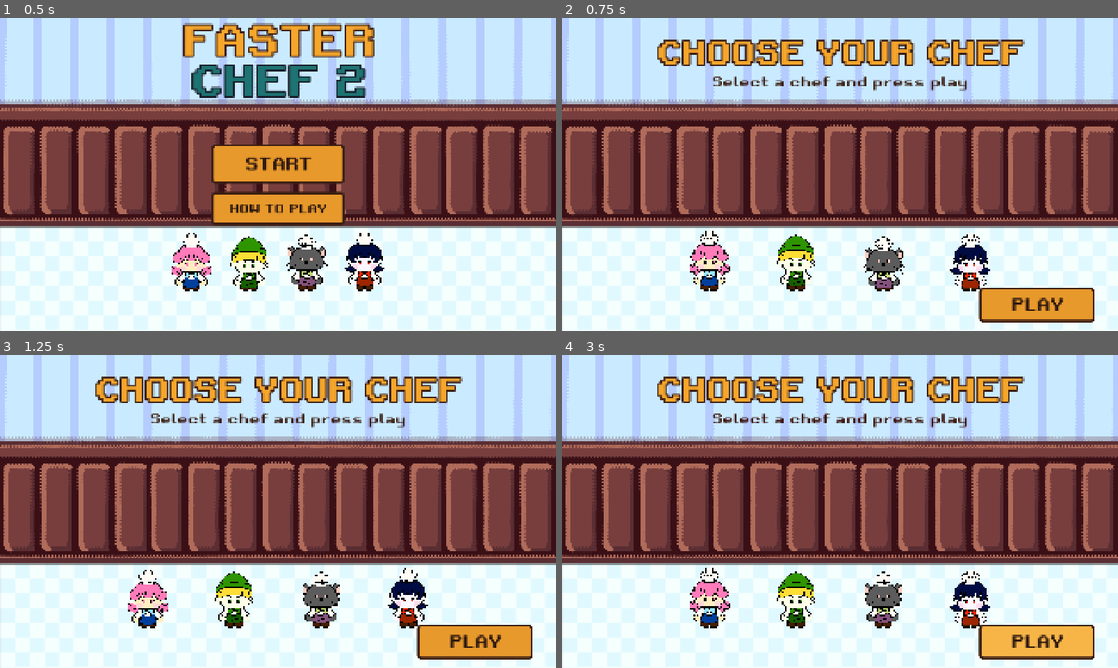
Above: before the commit, frames 1-4 (two rows, left to right).
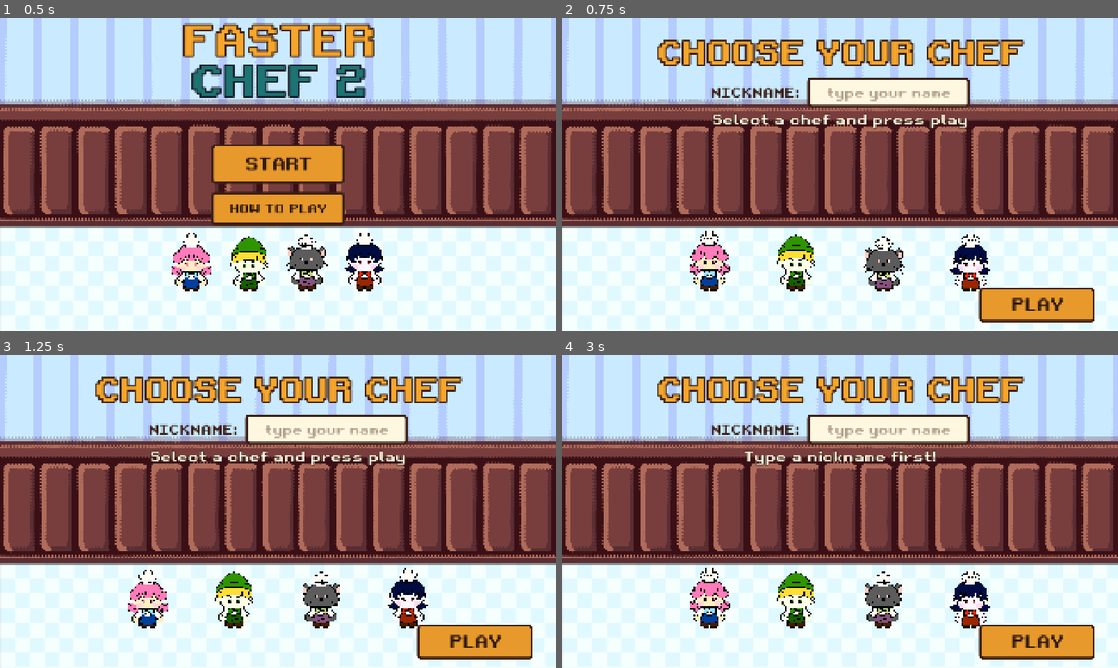
Above: after the commit, the same moments.

Repository: itspaulita/faster-chef-2
Game: Godot game, scene res://scenes/title_screen.tscn
Same seed, same stepped clock (60 frames per second), same inputs: the game is played once before the commit and once after it.
Inputs (mouse positions are in pixels of both pictures, inside the frame that each line leads up to):
- Up to frame 1 (0.5 s): no input
- Up to frame 2 (0.75 s): click "START" at 0.5 s
- Up to frame 3 (1.25 s): no input
- Up to frame 4 (3 s): click "PLAY" at 1.25 s; click "PLAY" at 2 s; tap Enter at 2.75 s; move the mouse to (962, 495) at 2.77 s; hold Right (right) from 2.78 s (still down); hold Q (grab_drop) from 2.78 s (still down); click (962, 495) at 2.92 s

Frame 1 is identical in both runs. In frame 2, 4.1% of the frame differs, in the area x 26-74%, y 18-36%; in frame 3, 4.1%; in frame 4, 5.6%, in the area x 26-96%, y 18-98%.

Commit message:
added nickname required

Diff:
--- a/scenes/choose_chef.tscn
+++ b/scenes/choose_chef.tscn
@@ -175,13 +175,48 @@
 text = "Weakness:"
 autowrap_mode = 3
 
+[node name="NicknameRow" type="HBoxContainer" parent="."]
+layout_mode = 0
+offset_left = 360.0
+offset_top = 205.0
+offset_right = 1560.0
+offset_bottom = 295.0
+theme_override_constants/separation = 28
+alignment = 1
+
+[node name="NicknameLabel" type="Label" parent="NicknameRow"]
+layout_mode = 2
+theme_override_colors/font_color = Color(0.23, 0.12, 0.08, 1)
+theme_override_fonts/font = ExtResource("9_font")
+theme_override_font_sizes/font_size = 48
+text = "NICKNAME:"
+vertical_alignment = 1
+
+[node name="NicknameEdit" type="LineEdit" parent="NicknameRow"]
+custom_minimum_size = Vector2(560, 80)
+layout_mode = 2
+size_flags_vertical = 4
+theme_override_colors/caret_color = Color(0.23, 0.12, 0.08, 1)
+theme_override_colors/font_color = Color(0.17, 0.09, 0.06, 1)
+theme_override_colors/font_placeholder_color = Color(0.23, 0.12, 0.08, 0.4)
+theme_override_fonts/font = ExtResource("9_font")
+theme_override_font_sizes/font_size = 44
+theme_override_styles/normal = SubResource("StyleBoxFlat_popup")
+theme_override_styles/focus = SubResource("StyleBoxFlat_popup")
+placeholder_text = "type your name"
+max_length = 12
+alignment = 1
+caret_blink = true
+
 [node name="PromptLabel" type="Label" parent="." unique_id=2060700668]
 layout_mode = 0
 offset_left = 259.0
-offset_top = 175.0
+offset_top = 310.0
 offset_right = 1659.0
-offset_bottom = 265.0
-theme_override_colors/font_color = Color(0.23, 0.12, 0.08, 1)
+offset_bottom = 390.0
+theme_override_colors/font_color = Color(1, 0.97, 0.88, 1)
+theme_override_colors/font_outline_color = Color(0.23, 0.12, 0.08, 1)
+theme_override_constants/outline_size = 12
 theme_override_fonts/font = ExtResource("9_font")
 theme_override_font_sizes/font_size = 48
 text = "Select a chef and press play"
--- a/scripts/choose_chef.gd
+++ b/scripts/choose_chef.gd
@@ -6,11 +6,15 @@
 ## The stats box sits above the chef, with its bottom edge at this y.
 const POPUP_BOTTOM := 690.0
 
+const DEFAULT_PROMPT := "Select a chef and press play"
+const NICKNAME_PROMPT := "Type a nickname first!"
+
 var _selected: Sprite2D
 
 @onready var chefs: Array[Node] = $Chefs.get_children()
 @onready var play_button: Button = $PlayButton
 @onready var prompt_label: Label = $PromptLabel
+@onready var nickname_edit: LineEdit = $NicknameRow/NicknameEdit
 @onready var stats_popup: PanelContainer = $StatsPopup
 @onready var name_label: Label = $StatsPopup/VBoxContainer/NameLabel
 @onready var ability_label: Label = $StatsPopup/VBoxContainer/AbilityLabel
@@ -19,11 +23,18 @@
 
 func _ready() -> void:
 	play_button.pressed.connect(_on_play_pressed)
+	nickname_edit.text = GameState.nickname
+	# Enter confirms the name, so the keyboard goes back to the screen.
+	nickname_edit.text_changed.connect(func(_text: String) -> void: prompt_label.text = DEFAULT_PROMPT)
+	nickname_edit.text_submitted.connect(func(_text: String) -> void: nickname_edit.release_focus())
 
 
 func _input(event: InputEvent) -> void:
 	if not (event is InputEventMouseButton and event.pressed and event.button_index == MOUSE_BUTTON_LEFT):
 		return
+	# Clicking anywhere but the name field leaves it.
+	if not nickname_edit.get_global_rect().has_point(event.position):
+		nickname_edit.release_focus()
 	for chef: Sprite2D in chefs:
 		if chef.get_rect().has_point(chef.to_local(event.position)):
 			_select(chef)
@@ -61,13 +72,27 @@
 
 
 func _on_play_pressed() -> void:
+	# The nickname is required (it will be the name on the scoreboard).
+	if nickname_edit.text.strip_edges().is_empty():
+		prompt_label.text = NICKNAME_PROMPT
+		_flash(prompt_label)
+		_flash(nickname_edit)
+		nickname_edit.grab_focus()
+		return
 	if _selected == null:
-		prompt_label.modulate = Color(1.0, 0.3, 0.3)
-		create_tween().tween_property(prompt_label, "modulate", Color.WHITE, 0.4)
+		prompt_label.text = DEFAULT_PROMPT
+		_flash(prompt_label)
 		return
+	GameState.nickname = nickname_edit.text.strip_edges()
 	GameState.selected_chef_name = _selected.name
 	GameState.selected_chef_texture = _selected.texture
 	if ResourceLoader.exists(NEXT_SCENE):
 		get_tree().change_scene_to_file(NEXT_SCENE)
 	else:
 		print("Next scene not made yet: ", NEXT_SCENE)
+
+
+## Turns a control red and fades it back, to show what's missing.
+func _flash(control: Control) -> void:
+	control.modulate = Color(1.0, 0.3, 0.3)
+	create_tween().tween_property(control, "modulate", Color.WHITE, 0.4)
--- a/scripts/game_state.gd
+++ b/scripts/game_state.gd
@@ -2,6 +2,8 @@
 extends RefCounted
 ## Values that need to survive scene changes.
 
+## The player's name from the choose-chef screen (empty if they left it blank).
+static var nickname := ""
 static var selected_chef_name := ""
 static var selected_chef_texture: Texture2D
 
